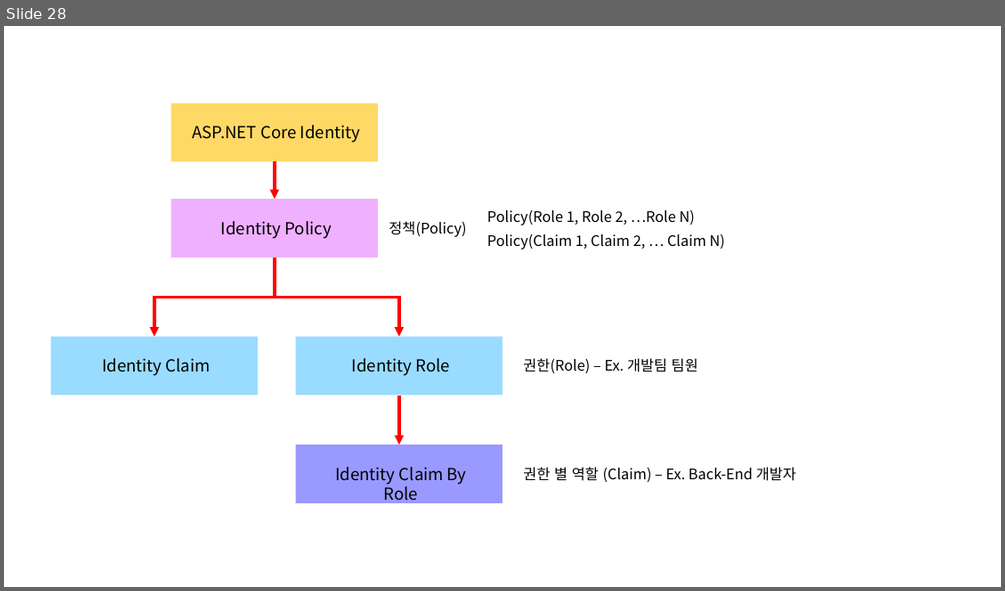
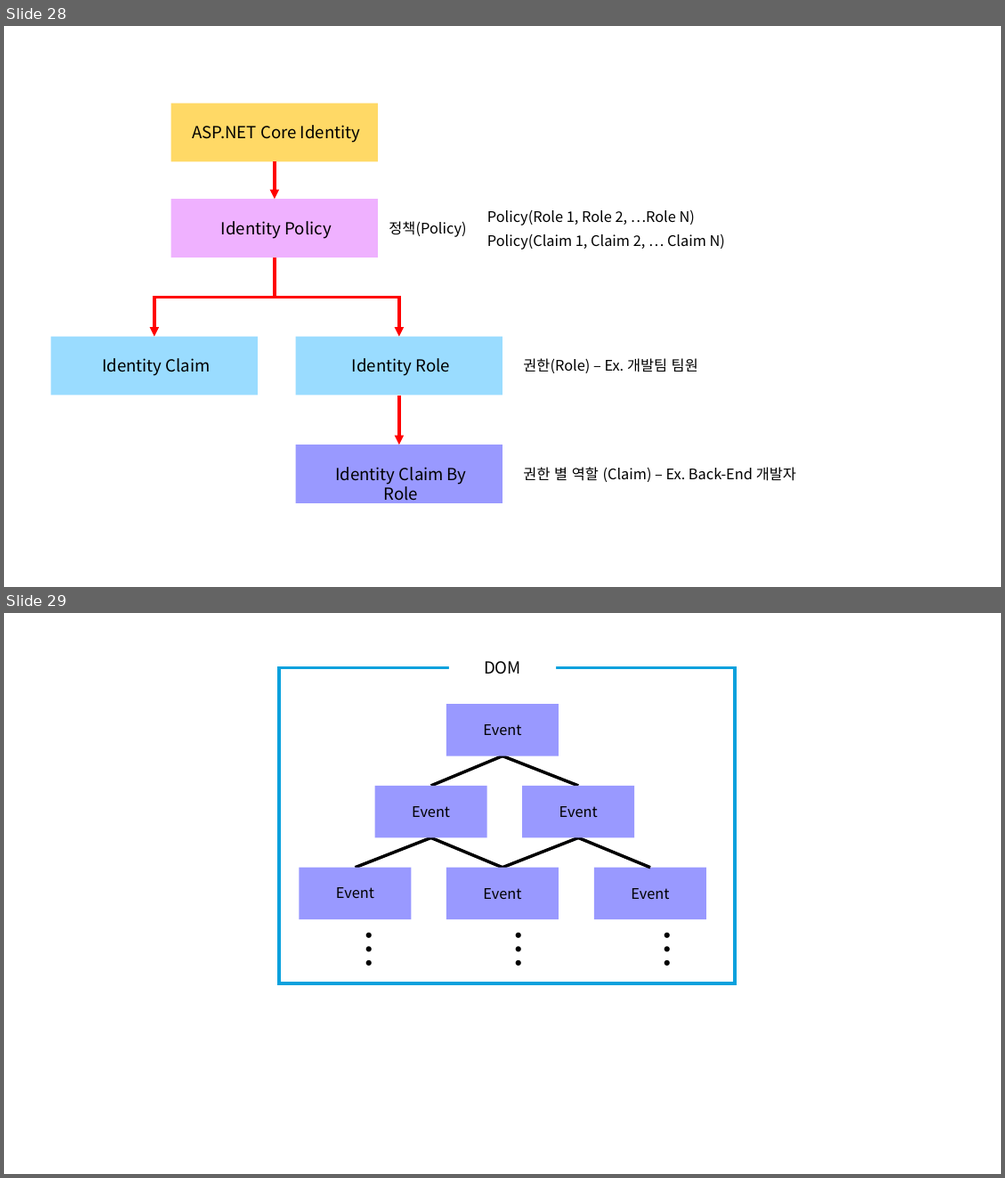
Before and after one commit to yeong-hyeon-kim/Any-Code, a slide deck: Image/Diagram/Canvas.pptx. Shown one above the other, each under a label of ours: slide 28 before the commit, slides 28 and 29 after it. The pictures are 1005x591 and 1005x1178 pixels, drawn with LibreOffice and Linux fonts; fonts in the diff are those of the drawing. Boxes give left, top, right and bottom in pixels: in the first picture for what was removed or moved away, otherwise in the second. Text is boxed around its words. In the diff, an @@ line names an element or a change of style, - is before the commit and + after.

```diff
--- a/Image/Diagram/Canvas.pptx
+++ b/Image/Diagram/Canvas.pptx
@@ slide 29 added at [4, 613, 1001, 1174], background #FFFFFF @@
@@ text added at [484, 661, 521, 674], 16 pt, text #000000 @@
+DOM
@@ rectangle added at [279, 667, 735, 983], fill #FFFFFF, outline #0AA1DD 3 pt @@
@@ rectangle added at [446, 705, 558, 756], fill #9999FF @@
@@ text added at [483, 724, 521, 736], 14 pt, text #000000 @@
+Event
@@ line added from (502, 755) to (431, 786), #000000 3 pt @@
@@ line added from (502, 755) to (578, 786), #000000 3 pt @@
@@ rectangle added at [375, 786, 487, 838], fill #9999FF @@
@@ rectangle added at [522, 786, 634, 838], fill #9999FF @@
@@ text added at [412, 806, 450, 817], 14 pt, text #000000 @@
+Event
@@ text added at [559, 806, 598, 817], 14 pt, text #000000 @@
+Event
@@ line added from (356, 868) to (431, 837), #000000 3 pt @@
@@ line added from (502, 868) to (431, 837), #000000 3 pt @@
@@ line added from (502, 868) to (578, 837), #000000 3 pt @@
@@ line added from (650, 868) to (578, 837), #000000 3 pt @@
@@ rectangle added at [299, 868, 412, 919], fill #9999FF @@
@@ rectangle added at [446, 868, 558, 919], fill #9999FF @@
@@ rectangle added at [594, 868, 706, 919], fill #9999FF @@
@@ text added at [336, 887, 374, 898], 14 pt, text #000000 @@
+Event
@@ text added at [483, 888, 521, 900], 14 pt, text #000000 @@
+Event
@@ text added at [631, 888, 669, 900], 14 pt, text #000000 @@
+Event
@@ text added at [341, 921, 398, 973], 40 pt, text #000000 @@
+…
@@ text added at [491, 921, 548, 973], 40 pt, text #000000 @@
+…
@@ text added at [640, 921, 697, 973], 40 pt, text #000000 @@
+…
```
Also in this commit, not shown: 1 other slide added, 3 other files.
